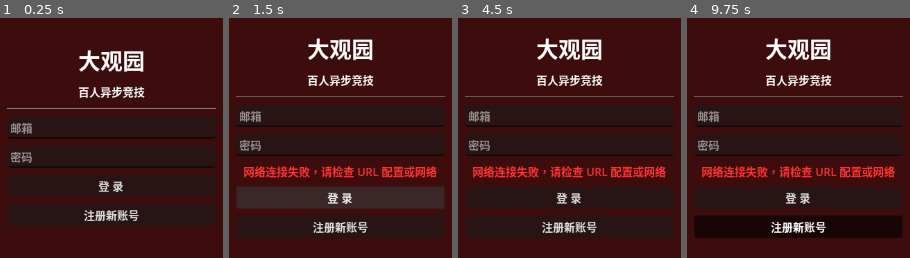
Above: before the commit, frames 1-4 (left to right).
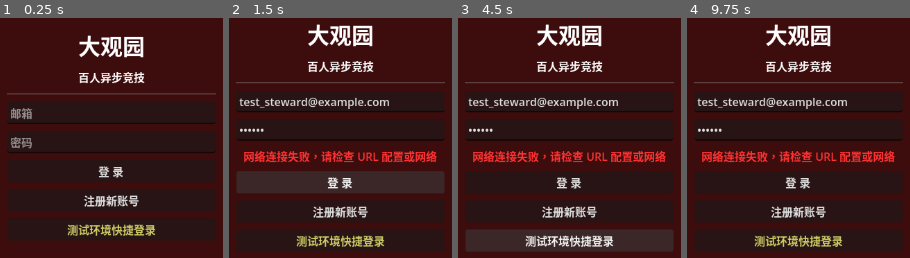
Above: after the commit, the same moments.

Repository: caifangwen/honglou
Game: Godot game, scene res://scenes/Main.tscn
The game is run twice, just before and just after one commit, with the same random seed, the same clock (stepped at 60 frames per second) and the same inputs.
Inputs (mouse positions are in pixels of both pictures, inside the frame that each line leads up to):
- Up to frame 1 (0.25 s): no input
- Up to frame 2 (1.5 s): click (340, 229) at 0.5 s, where only the run after the commit has a clickable "测试环境快捷登录"; click "登 录" at 1.25 s
- Up to frame 3 (4.5 s): click "注册新账号" at 2 s; click "登 录" at 2.75 s; click "注册新账号" at 3.5 s; click (569, 241) at 4.25 s, where only the run after the commit has a clickable "测试环境快捷登录"
- Up to frame 4 (9.75 s): click "登 录" at 5 s; click "注册新账号" at 5.75 s; click (798, 241) at 6.5 s, where only the run after the commit has a clickable "测试环境快捷登录"; tap Enter at 7.25, 8.75 s; move the mouse to (outside the picture) at 7.27 s; click (outside the picture) at 7.42 s; tap Space at 8, 9.5 s; move the mouse to (outside the picture) at 8.02 s; click (outside the picture) at 8.17 s; move the mouse to (878, 34) at 8.77 s; click (878, 34) at 8.92 s; move the mouse to (758, 224) at 9.52 s; click (758, 224) at 9.67 s

The runs differ from the first frame. In frame 1, 11% of the frame differs, in the area x 3-97%, y 7-91%; in frame 2, 23%, in the area x 3-97%, y 2-96%; in frame 3, 21%; in frame 4, 19%.

Commit message:
管家系统数据库 操作

Diff:
--- a/project.godot
+++ b/project.godot
@@ -20,8 +20,10 @@
 GameConfig="*res://scripts/data/GameConfig.gd"
 GameState="*res://scripts/autoload/GameState.gd"
 PlayerState="*res://scripts/autoload/PlayerState.gd"
+FirebaseManager="*res://scripts/autoload/FirebaseManager.gd"
 EventBus="*res://scripts/autoload/EventBus.gd"
 SupabaseManager="*res://scripts/autoload/SupabaseManager.gd"
+StaminaManager="*res://scripts/autoload/StaminaManager.gd"
 
 [physics]
 
--- a/scenes/Login.tscn
+++ b/scenes/Login.tscn
@@ -72,6 +72,11 @@
 layout_mode = 2
 text = "注册新账号"
 
+[node name="QuickLoginBtn" type="Button" parent="CenterContainer/LoginPanel"]
+layout_mode = 2
+theme_override_colors/font_color = Color(0.8, 0.8, 0.4, 1)
+text = "测试环境快捷登录"
+
 [node name="LoadingLabel" type="Label" parent="CenterContainer/LoginPanel"]
 visible = false
 layout_mode = 2
@@ -80,3 +85,4 @@
 
 [connection signal="pressed" from="CenterContainer/LoginPanel/LoginBtn" to="." method="_on_login_btn_pressed"]
 [connection signal="pressed" from="CenterContainer/LoginPanel/RegisterBtn" to="." method="_on_register_btn_pressed"]
+[connection signal="pressed" from="CenterContainer/LoginPanel/QuickLoginBtn" to="." method="_on_quick_login_btn_pressed"]
--- a/scenes/Treasury.tscn
+++ b/scenes/Treasury.tscn
@@ -27,6 +27,15 @@
 [node name="TotalSilverLabel" type="Label" parent="Header"]
 layout_mode = 2
 text = "总银两：--"
+
+[node name="ProsperityLabel" type="Label" parent="Header"]
+layout_mode = 2
+text = "繁荣度: Lv.1"
+
+[node name="DeficitBar" type="ProgressBar" parent="Header"]
+custom_minimum_size = Vector2(100, 20)
+layout_mode = 2
+value = 0.0
 
 [node name="TabContainer" type="TabContainer" parent="."]
 layout_mode = 1
@@ -93,6 +102,10 @@
 layout_mode = 2
 text = "精力：--"
 
+[node name="PrivateAssetsLabel" type="Label" parent="ActionPanel"]
+layout_mode = 2
+text = "个人私产: **0**"
+
 [node name="ProcureBtn" type="Button" parent="ActionPanel"]
 layout_mode = 2
 text = "采办物资（精力-1）"
--- a/scripts/Login.gd
+++ b/scripts/Login.gd
@@ -6,6 +6,7 @@
 @onready var loading_label  = $CenterContainer/LoginPanel/LoadingLabel
 @onready var login_btn      = $CenterContainer/LoginPanel/LoginBtn
 @onready var register_btn   = $CenterContainer/LoginPanel/RegisterBtn
+@onready var quick_login_btn = $CenterContainer/LoginPanel/QuickLoginBtn
 
 func _ready() -> void:
 	error_label.hide()
@@ -22,6 +23,15 @@
 	_set_loading(true)
 	SupabaseManager.sign_up(email_input.text.strip_edges(),
 							password_input.text)
+
+func _on_quick_login_btn_pressed() -> void:
+	_set_loading(true)
+	# 模拟测试账号快捷登录
+	var test_email = "test_steward@example.com"
+	var test_pass  = "123456"
+	email_input.text = test_email
+	password_input.text = test_pass
+	SupabaseManager.sign_in(test_email, test_pass)
 
 func _on_auth_success(uid: String) -> void:
 	_set_loading(false)
@@ -45,6 +55,11 @@
 
 func _on_auth_error(message: String) -> void:
 	_set_loading(false)
+	# 如果快捷登录时报错 "Invalid login credentials"，可能是账号还没注册，自动注册一次
+	if quick_login_btn.disabled and ("invalid login" in message.to_lower() or "invalid_grant" in message.to_lower()):
+		SupabaseManager.sign_up(email_input.text, password_input.text)
+		return
+
 	error_label.text = _localize_error(message)
 	error_label.show()
 
@@ -52,6 +67,7 @@
 	loading_label.visible = on
 	login_btn.disabled = on
 	register_btn.disabled = on
+	quick_login_btn.disabled = on
 
 func _localize_error(raw: String) -> String:
 	var low = raw.to_lower()
--- a/scripts/autoload/GameState.gd
+++ b/scripts/autoload/GameState.gd
@@ -3,6 +3,7 @@
 # 全局游戏状态，挂载为 Autoload
 
 # 游戏全局数值
+var current_game_id: String = "00000000-0000-0000-0000-000000000001" # 默认测试ID
 var deficit_value: float = 0.0       # 家族亏空值 0-100%
 var internal_conflict: float = 0.0   # 家族内耗值 0-100%
 var current_day: int = 1             # 当前游戏日
--- /dev/null
+++ b/scripts/autoload/StaminaManager.gd
@@ -0,0 +1,58 @@
+extends Node
+
+# StaminaManager.gd
+# 处理管家精力系统的本地计算与同步
+
+signal stamina_updated(new_stamina: int)
+
+func get_current_stamina(uid: String) -> int:
+	# 1. 向服务器获取原始数据
+	# 使用 SupabaseManager 执行查询
+	var endpoint = "/rest/v1/steward_stamina?uid=eq.%s&select=*" % uid
+	SupabaseManager.db_get(endpoint)
+
+	var response = await SupabaseManager.request_complete
+	if response["code"] != 200:
+		push_error("[StaminaManager] 获取精力失败: " + str(response))
+		return 0
+
+	var data = response["data"]
+	if data.is_empty():
+		return 0
+
+	var stamina_info = data[0]
+
+	# 2. 本地乐观计算 (基于上次刷新时间)
+	var last_refresh_at_str = stamina_info["last_refresh_at"]
+	var last_refresh_at = Time.get_unix_time_from_datetime_string(last_refresh_at_str)
+	var now = Time.get_unix_time_from_system()
+
+	var elapsed_seconds = now - last_refresh_at
+	var recovered = int(elapsed_seconds / GameConfig.STAMINA_RECOVERY_SEC)
+
+	var current_stamina = min(stamina_info["current_stamina"] + recovered, stamina_info["max_stamina"])
+
+	stamina_updated.emit(current_stamina)
+	return current_stamina
+
+# 在执行任何行动前，调用 Edge Function 进行最终验证并扣除精力
+func execute_steward_action(action_type: String, target_uid: String, params: Dictionary = {}):
+	var body = {
+		"actor_id": SupabaseManager.current_uid,
+		"action_type": action_type,
+		"target_uid": target_uid,
+		"params": params,
+		"game_id": GameState.current_game_id # 假设 GameState 存储当前局ID
+	}
+
+	# 调用 execute-action Edge Function
+	var url = "/functions/v1/execute-action"
+	SupabaseManager._post(url, JSON.stringify(body), true)
+
+	var response = await SupabaseManager.request_complete
+	if response["code"] == 200:
+		# 更新本地精力缓存（如果需要）
+		get_current_stamina(SupabaseManager.current_uid)
+		return {"success": true, "data": response["data"]}
+	else:
+		return {"success": false, "error": response.get("data", {}).get("error", "未知错误")}
--- a/scripts/data/GameConfig.gd
+++ b/scripts/data/GameConfig.gd
@@ -44,6 +44,13 @@
 const AUDIT_THRESHOLD_MILD: float = 0.10
 const AUDIT_THRESHOLD_SEVERE: float = 0.30
 
+# === 管家系统额外常量 ===
+const MAX_STEWARD_STAMINA: int = 6
+const STEWARD_STAMINA_RECOVERY_HOURS: int = 2
+const MIN_EMBEZZLEMENT_RISK_COUNT: int = 3
+const AUDIT_DEADLINE_HOURS: int = 24
+const ASSET_TRANSFER_WINDOW_HOURS: int = 2
+
 # === 查账消耗 ===
 const AUDIT_COST_QI_SHU: int = 20
 
--- a/scripts/ui/TreasuryUI.gd
+++ b/scripts/ui/TreasuryUI.gd
@@ -1,49 +1,192 @@
 extends Control
 
-# 银库界面 UI 脚本
+# TreasuryUI.gd - 银库界面 UI 脚本
+# 负责展示公中银两、月例发放、批条行动及双账本切换
 
-@onready var back_btn: Button = $Header/BackBtn
 @onready var total_silver_label: Label = $Header/TotalSilverLabel
-@onready var stamina_display: Label = $ActionPanel/StaminaDisplay
+@onready var deficit_progress_bar: ProgressBar = get_node_or_null("Header/DeficitBar")
+@onready var stamina_label: Label = $ActionPanel/StaminaDisplay
+@onready var private_assets_label: Label = get_node_or_null("ActionPanel/PrivateAssetsLabel")
+@onready var prosperity_label: Label = get_node_or_null("Header/ProsperityLabel")
+
+@onready var public_ledger_view: ScrollContainer = $TabContainer/PublicLedger/LedgerList
+@onready var private_ledger_view: ScrollContainer = $TabContainer/PrivateLedger/PrivateLedgerList
+@onready var player_list: VBoxContainer = get_node_or_null("AllocationPanel/PlayerAllocationList/PlayerAllocationVBox")
+
+var current_steward_data: Dictionary = {}
+var current_treasury_data: Dictionary = {}
 
 func _ready() -> void:
-	_refresh_header()
-	_refresh_stamina()
+	# 初始化数据
+	_refresh_data()
 
-func _refresh_header() -> void:
-	# TODO: 从 Firebase 载入真实银库总额
-	total_silver_label.text = "总银两：--"
+	# 设置实时监听 (Supabase Realtime 示例逻辑)
+	# SupabaseManager.subscribe_to_table("treasury", _on_treasury_updated)
 
-func _refresh_stamina() -> void:
-	stamina_display.text = "精力：%d / %d" % [PlayerState.get_current_stamina(), PlayerState.stamina_max]
+func _refresh_data() -> void:
+	# 获取银库状态
+	var game_id = GameState.current_game_id
+	var steward_uid = SupabaseManager.current_uid
 
-func _on_BackBtn_pressed() -> void:
-	get_tree().change_scene_to_file("res://scenes/Hub.tscn")
+	if game_id == "" or steward_uid == "":
+		push_error("[TreasuryUI] 游戏ID或用户ID为空")
+		return
 
-func _on_ConfirmAllocationBtn_pressed() -> void:
-	# TODO: 发送分配指令到 Firebase
-	pass
+	# 1. 获取银库
+	SupabaseManager.db_get("/rest/v1/treasury?game_id=eq.%s&select=*" % game_id)
+	var t_res = await SupabaseManager.request_complete
+	if t_res["code"] == 200:
+		if t_res["data"].is_empty():
+			# 如果银库不存在，尝试初始化一条（仅限测试环境或管家首次进入）
+			_initialize_treasury(game_id)
+		else:
+			current_treasury_data = t_res["data"][0]
+			_update_treasury_ui()
 
-func _on_ProcureBtn_pressed() -> void:
-	_try_consume_stamina(GameConfig.COST_PROCURE)
+	# 2. 获取管家账户（私产、账本）
+	SupabaseManager.db_get("/rest/v1/steward_accounts?steward_uid=eq.%s&game_id=eq.%s&select=*" % [steward_uid, game_id])
+	var s_res = await SupabaseManager.request_complete
+	if s_res["code"] == 200:
+		if s_res["data"].is_empty():
+			_initialize_steward_account(steward_uid, game_id)
+		else:
+			current_steward_data = s_res["data"][0]
+			_update_steward_ui()
 
-func _on_AssignTaskBtn_pressed() -> void:
-	_try_consume_stamina(GameConfig.COST_ASSIGN_TASK)
+func _initialize_treasury(game_id: String) -> void:
+	# 初始化银库数据
+	var initial_data = {
+		"game_id": game_id,
+		"total_silver": 10000,
+		"prosperity_level": 5,
+		"deficit_rate": 0.0
+	}
+	SupabaseManager.db_insert("treasury", initial_data)
+	var res = await SupabaseManager.request_complete
+	if res["code"] == 201:
+		current_treasury_data = res["data"][0]
+		_update_treasury_ui()
 
-func _on_SearchGardenBtn_pressed() -> void:
-	_try_consume_stamina(GameConfig.COST_SEARCH_GARDEN)
+func _initialize_steward_account(steward_uid: String, game_id: String) -> void:
+	# 初始化管家账户
+	var initial_data = {
+		"game_id": game_id,
+		"steward_uid": steward_uid,
+		"public_ledger": [],
+		"private_ledger": [],
+		"private_assets": 0,
+		"prestige": 50
+	}
+	SupabaseManager.db_insert("steward_accounts", initial_data)
+	var res = await SupabaseManager.request_complete
+	if res["code"] == 201:
+		current_steward_data = res["data"][0]
+		_update_steward_ui()
 
-func _on_AdvanceBtn_pressed() -> void:
-	_try_consume_stamina(GameConfig.COST_ADVANCE_PAYMENT)
+	# 3. 获取精力
+	var stamina = await StaminaManager.get_current_stamina(steward_uid)
+	if stamina_label:
+		stamina_label.text = "精力: %d / 6" % stamina
 
-func _on_SuppressRumorBtn_pressed() -> void:
-	_try_consume_stamina(GameConfig.COST_SUPPRESS_RUMOR)
+	# 4. 获取待发放月例玩家列表
+	_load_player_allocation_list()
 
-func _on_BlockInfoBtn_pressed() -> void:
-	_try_consume_stamina(GameConfig.COST_BLOCK_INFO)
+func _update_treasury_ui() -> void:
+	var total = current_treasury_data.get("total_silver", 0)
+	var deficit = current_treasury_data.get("deficit_rate", 0.0)
+	var prosperity = current_treasury_data.get("prosperity_level", 1)
 
-func _try_consume_stamina(cost: int) -> void:
-	if PlayerState.consume_stamina(cost):
-		_refresh_stamina()
+	if total_silver_label:
+		total_silver_label.text = "总银两: %d" % total
+		if deficit > 0.5:
+			total_silver_label.add_theme_color_override("font_color", Color.RED)
+		else:
+			total_silver_label.add_theme_color_override("font_color", Color.WHITE)
+
+	if prosperity_label:
+		prosperity_label.text = "繁荣度: Lv.%d" % prosperity
+
+	if deficit_progress_bar:
+		deficit_progress_bar.value = deficit * 100
+		# 颜色阶梯：绿 -> 黄 -> 橙 -> 红
+		var style = deficit_progress_bar.get_theme_stylebox("fill")
+		if style is StyleBoxFlat:
+			if deficit < 0.2: style.bg_color = Color.GREEN
+			elif deficit < 0.5: style.bg_color = Color.YELLOW
+			elif deficit < 0.8: style.bg_color = Color.ORANGE
+			else: style.bg_color = Color.RED
+
+func _update_steward_ui() -> void:
+	var private_assets = current_steward_data.get("private_assets", 0)
+	if private_assets_label:
+		# 简单的混淆显示 (例如：**123**)
+		private_assets_label.text = "个人私产: **%d**" % private_assets
+
+func _load_player_allocation_list() -> void:
+	if not player_list:
+		return
+
+	# 获取当前局所有玩家
+	SupabaseManager.db_get("/rest/v1/players?current_game_id=eq.%s&select=id,character_name,role_class" % GameState.current_game_id)
+	var p_res = await SupabaseManager.request_complete
+	if p_res["code"] == 200:
+		# 清空旧列表
+		for child in player_list.get_children():
+			child.queue_free()
+
+		for p in p_res["data"]:
+			_add_player_to_list(p)
+
+func _add_player_to_list(player_info: Dictionary) -> void:
+	# 动态创建列表项
+	var item = HBoxContainer.new()
+	var name_label = Label.new()
+	name_label.text = player_info["character_name"]
+	name_label.custom_minimum_size = Vector2(100, 0)
+
+	var standard_label = Label.new()
+	var standard = 20 # 默认标准
+	standard_label.text = "应发: %d" % standard
+
+	var actual_input = SpinBox.new()
+	actual_input.value = standard
+	actual_input.min_value = 0
+	actual_input.max_value = standard * 2 # 允许超发
+
+	var send_btn = Button.new()
+	send_btn.text = "发放"
+	send_btn.pressed.connect(distribute_allowance.bind(player_info["id"], int(actual_input.value), standard))
+
+	item.add_child(name_label)
+	item.add_child(standard_label)
+	item.add_child(actual_input)
+	item.add_child(send_btn)
+	player_list.add_child(item)
+
+# 场景中已连接的信号处理器
+func _on_action_pressed(action_type: String) -> void:
+	# 执行批条行动
+	var result = await StaminaManager.execute_steward_action(action_type, "", {})
+	if result["success"]:
+		_refresh_data()
+		# 弹出成功提示
+		print("行动执行成功: ", action_type)
 	else:
-		push_warning("精力不足，无法执行该行动")
+		# 弹出错误提示
+		push_error("行动执行失败: " + result["error"])
+
+# 月例发放逻辑
+func distribute_allowance(target_uid: String, amount: int, standard: int):
+	var body = {
+		"steward_uid": SupabaseManager.current_uid,
+		"recipient_uid": target_uid,
+		"actual_amount": amount,
+		"standard_amount": standard,
+		"game_id": GameState.current_game_id
+	}
+	SupabaseManager._post("/functions/v1/distribute-allowance", JSON.stringify(body), true)
+	var res = await SupabaseManager.request_complete
+	if res["code"] == 200:
+		_refresh_data()
+	else:
+		push_error("发放月例失败")
Not shown, added: scripts/autoload/StaminaManager.gd.uid
Not shown, added: steward_system_update.sql
Not shown, added: supabase/functions/_shared/check_endings.ts
Not shown, added: supabase/functions/_shared/supabaseClient.ts
Not shown, added: supabase/functions/cast-vote/index.ts
Not shown, added: supabase/functions/distribute-allowance/index.ts
Not shown, added: supabase/functions/execute-action/index.ts
Not shown, added: supabase/functions/file-audit/index.ts
Not shown, added: supabase/functions/respond-to-audit/index.ts
Not shown, added: supabase/functions/steward-api/index.ts
